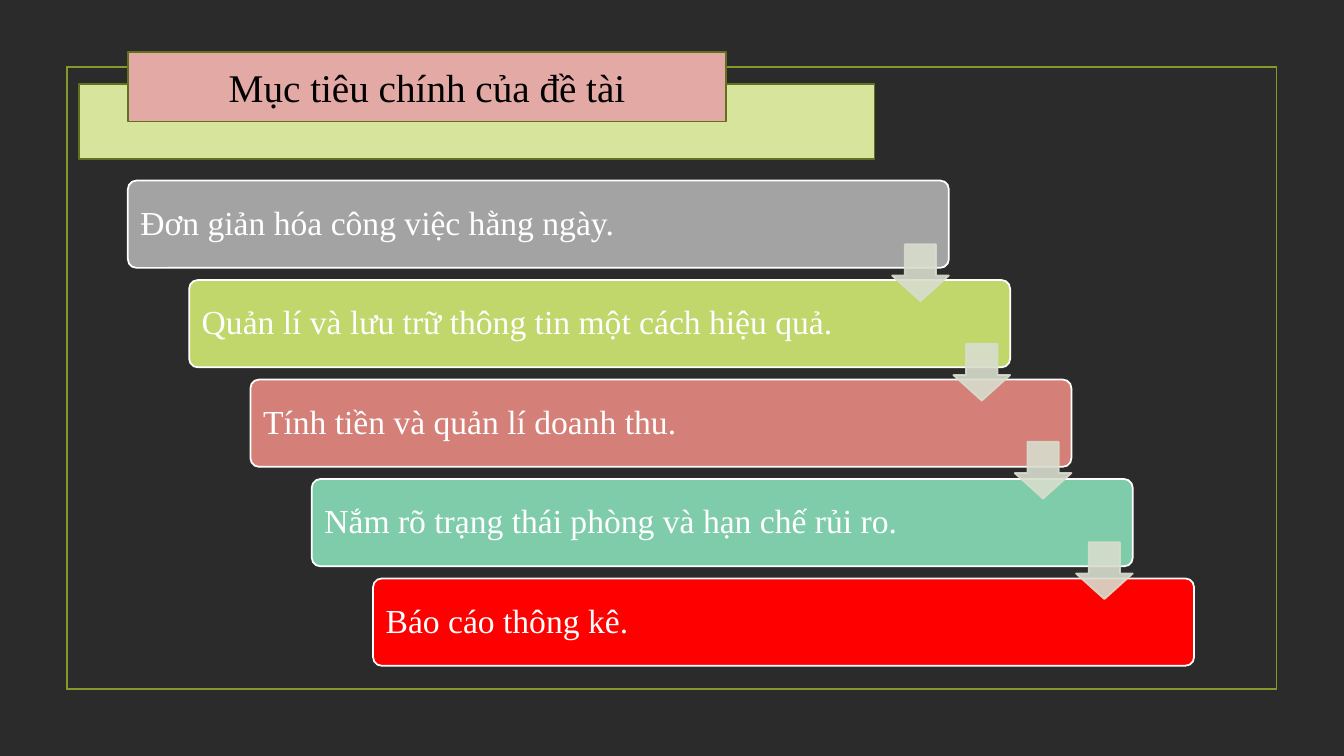
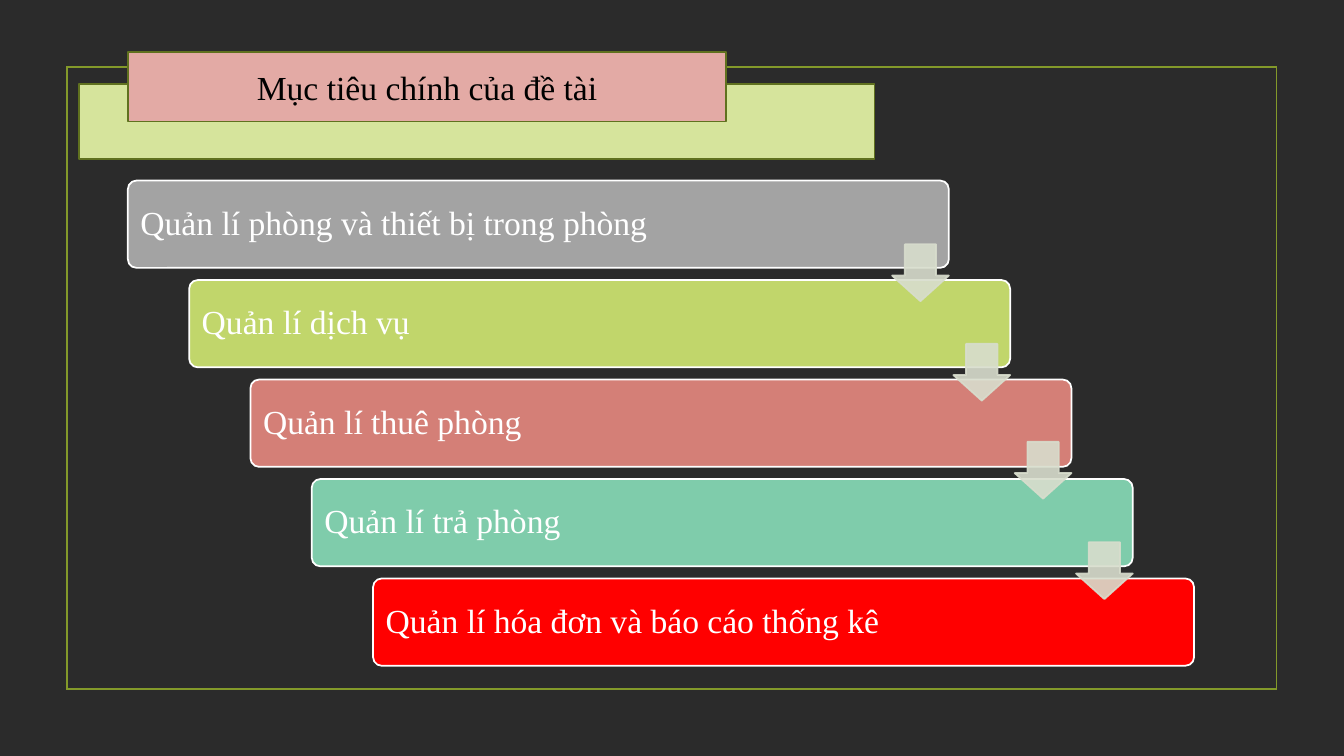
Before and after one commit to Nhom10-WindowNangCao-ThayDanh/DoAnWin, a slide deck: slide 5 of PP.pptx. Drawn at 1344x756 pixels with LibreOffice and Linux fonts; fonts in the diff are those of the drawing; background and template pictures are left out; a plain dark background stands for a picture behind light text. Boxes give left, top, right and bottom in pixels: in the first picture for what was removed or moved away, otherwise in the second. Text is boxed around its words. In the diff, an @@ line names an element or a change of style, - is before the commit and + after.

Commit message:
update giao dien
hoan thien tinh nang danh sach khach tro trong danh muc

```diff
--- a/PP.pptx
+++ b/PP.pptx
@@ rectangle "Mục tiêu chính của đề ..." at bbox=[128, 51, 727, 121]: size 28 to 24 pt @@
@@ text at bbox=[140, 211, 647, 241]: text changed @@
-Đơn giản hóa công việc hằng ngày.
+Quản lí phòng và thiết bị trong phòng
@@ text at bbox=[202, 310, 410, 340]: text changed @@
-Quản lí và lưu trữ thông tin một cách hiệu quả.
+Quản lí dịch vụ
@@ text at bbox=[263, 410, 521, 440]: text changed @@
-Tính tiền và quản lí doanh thu.
+Quản lí thuê phòng
@@ text at bbox=[324, 509, 560, 540]: text changed @@
-Nắm rõ trạng thái phòng và hạn chế rủi ro.
+Quản lí trả phòng
@@ text at bbox=[386, 608, 879, 639]: text changed @@
-Báo cáo thông kê.
+Quản lí hóa đơn và báo cáo thống kê
```
Also in this commit, not shown: 45 other files.
